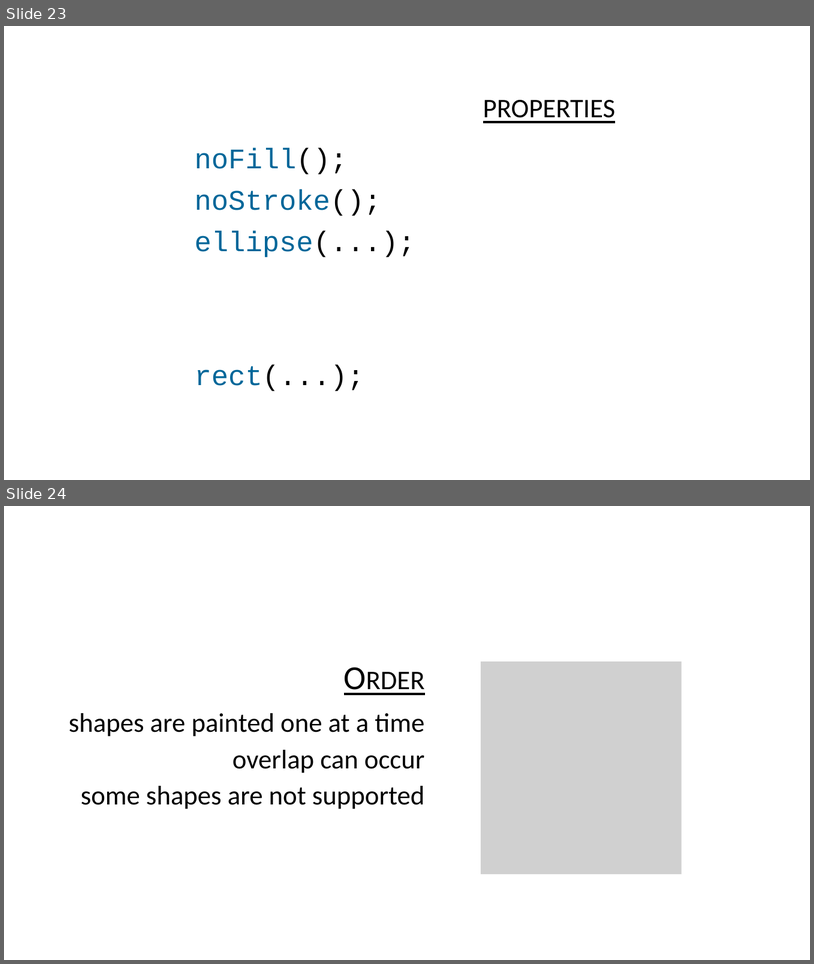
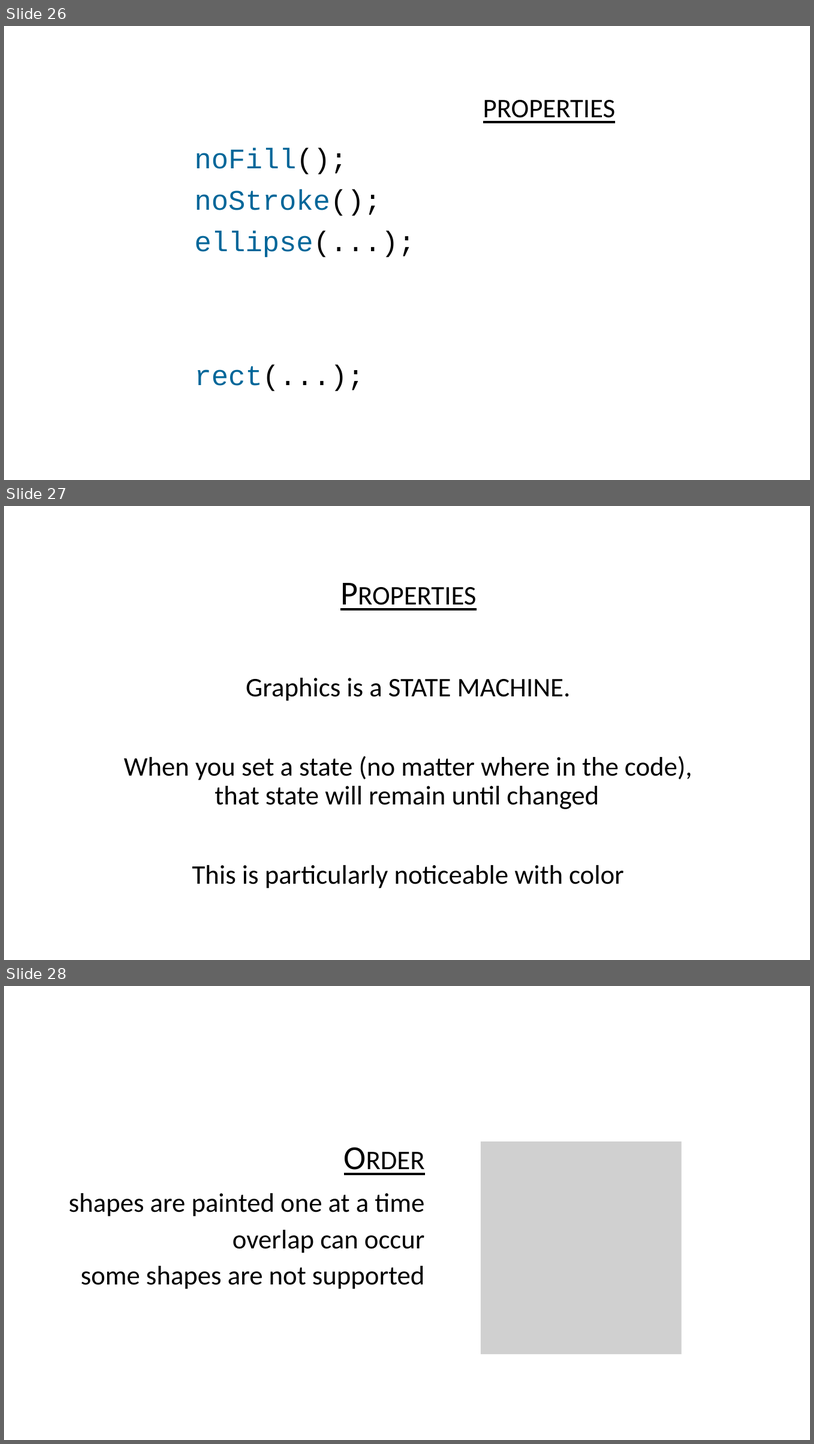
Before and after one commit to USFDataVisualization/Computational-Geometry-Lecture, a slide deck: L02-processing.pptx. Shown one above the other, each under a label of ours: slides 23 and 24 before the commit, slides 26, 27 and 28 after it. The pictures are 814x964 and 814x1444 pixels, drawn with LibreOffice and Linux fonts; fonts in the diff are those of the drawing; grey boxes stand for pictures; background and template pictures are left out. Boxes give left, top, right and bottom in pixels: in the first picture for what was removed or moved away, otherwise in the second. Text is boxed around its words. In the diff, an @@ line names an element or a change of style, - is before the commit and + after.

```diff
--- a/L02-processing.pptx
+++ b/L02-processing.pptx
@@ slide 27 added at [4,506,810,960], background #FFFFFF @@
@@ text added at [124,678,693,888], 45.5 pt, text #000000 @@
+• Properties
+  • Graphics is a STATE MACHINE.
+  • When you set a state (no matter where in the code), that state will remain until changed
+  • This is particularly noticeable with color
@@ what was slide 23 is now slide 26 @@
@@ what was slide 24 is now slide 28 @@
```
Also in this commit, not shown: 4 slides changed, 3 other slides added, 41 other files.
